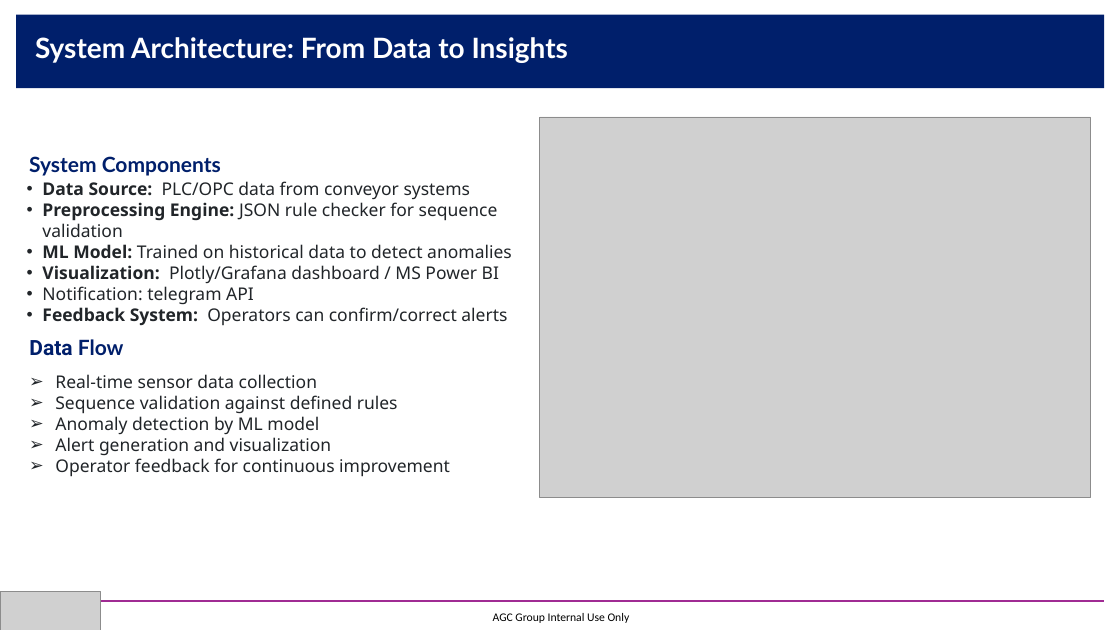
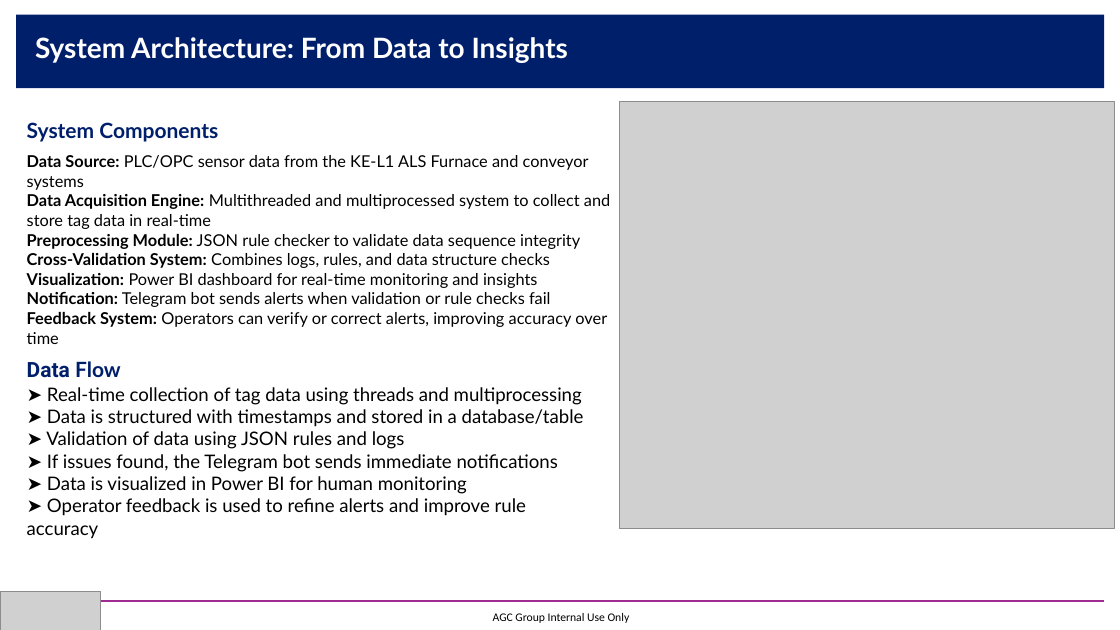
Before and after one commit to Ayoub-Bellouch/KE-L1-ALS-Sequences-auto-Controle, a slide deck: slide 7 of dependencies/ALS Furnace Sequence Passport.pptx. Drawn at 1120x630 pixels with LibreOffice and Linux fonts; fonts in the diff are those of the drawing; grey boxes stand for pictures; background and template pictures are left out. Boxes give left, top, right and bottom in pixels: in the first picture for what was removed or moved away, otherwise in the second. Text is boxed around its words. In the diff, an @@ line names an element or a change of style, - is before the commit and + after.

```diff
--- a/dependencies/ALS Furnace Sequence Passport.pptx
+++ b/dependencies/ALS Furnace Sequence Passport.pptx
@@ text "System Components": place and size @@
-text "System Components" at <box>29,156,221,176</box>
+text "System Components" at <box>27,122,218,142</box>
@@ picture: place and size @@
-picture at <box>540,117,1091,497</box>
+picture at <box>620,102,1115,528</box>
@@ text at <box>27,155,610,344</box>: text changed; size 15 to 14 pt; font Noto Sans to Lato; text colour #212529 to #000000 @@
-• Data Source: PLC/OPC data from conveyor systems
-• Preprocessing Engine: JSON rule checker for sequence validation
-• ML Model: Trained on historical data to detect anomalies
-• Visualization: Plotly/Grafana dashboard / MS Power BI
-• Notification: telegram API
-• Feedback System: Operators can confirm/correct alerts
+Data Source: PLC/OPC sensor data from the KE-L1 ALS Furnace and conveyor systems
+Data Acquisition Engine: Multithreaded and multiprocessed system to collect and store tag data in real-time
+Preprocessing Module: JSON rule checker to validate data sequence integrity
+Cross-Validation System: Combines logs, rules, and data structure checks
+Visualization: Power BI dashboard for real-time monitoring and insights
+Notification: Telegram bot sends alerts when validation or rule checks fail
+Feedback System: Operators can verify or correct alerts, improving accuracy over time
@@ text "Data Flow": place and size @@
-text "Data Flow" at <box>29,339,124,356</box>
+text "Data Flow" at <box>27,361,121,378</box>
@@ text at <box>27,387,584,539</box>: text changed; size 15 to 16 pt; font Noto Sans to Lato; text colour #212529 to #000000 @@
-➢ Real-time sensor data collection
-➢ Sequence validation against defined rules
-➢ Anomaly detection by ML model
-➢ Alert generation and visualization
-➢ Operator feedback for continuous improvement
+➤ Real-time collection of tag data using threads and multiprocessing
+➤ Data is structured with timestamps and stored in a database/table
+➤ Validation of data using JSON rules and logs
+➤ If issues found, the Telegram bot sends immediate notifications
+➤ Data is visualized in Power BI for human monitoring
+➤ Operator feedback is used to refine alerts and improve rule accuracy
```
Also in this commit, not shown: 1 other slide changed.
